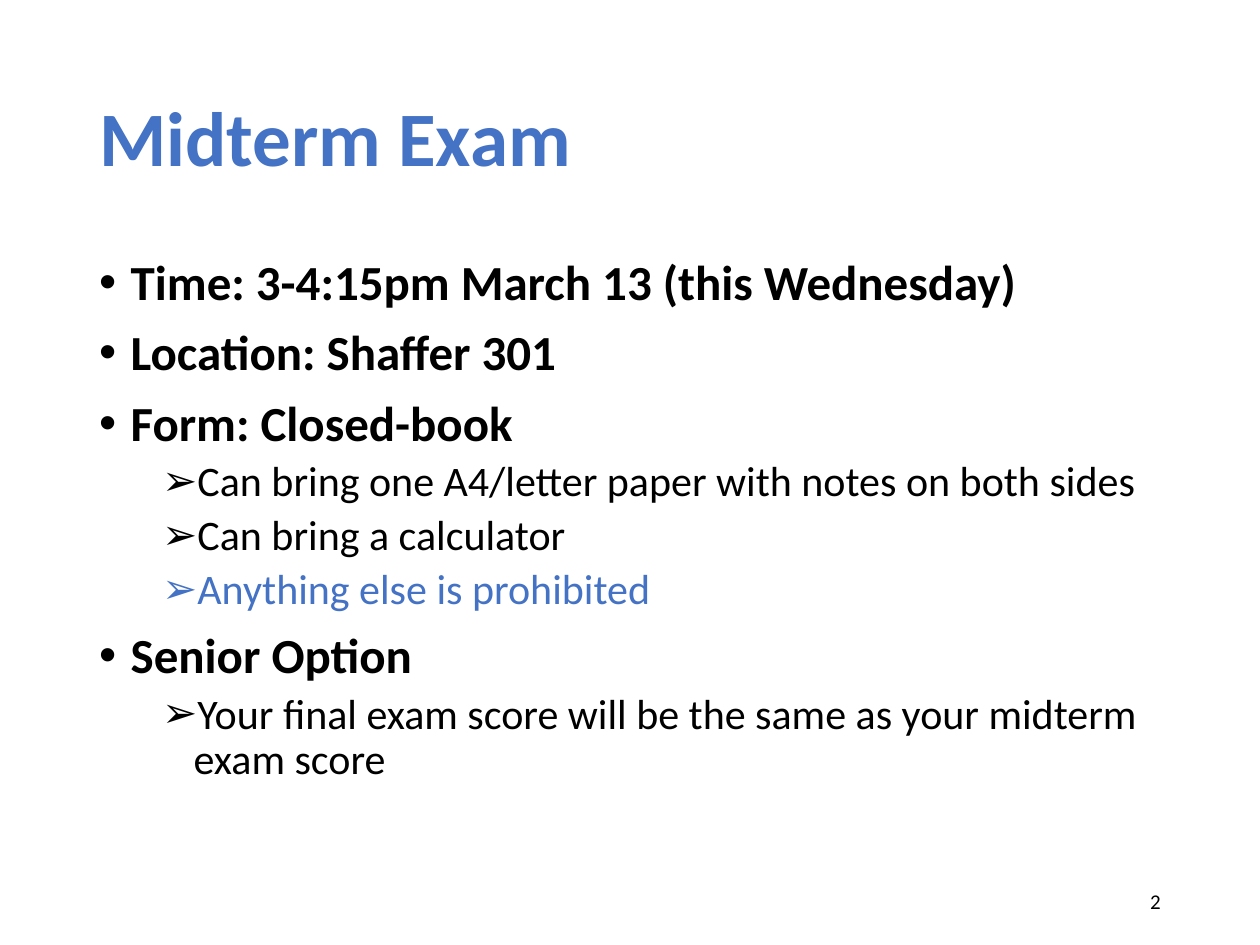
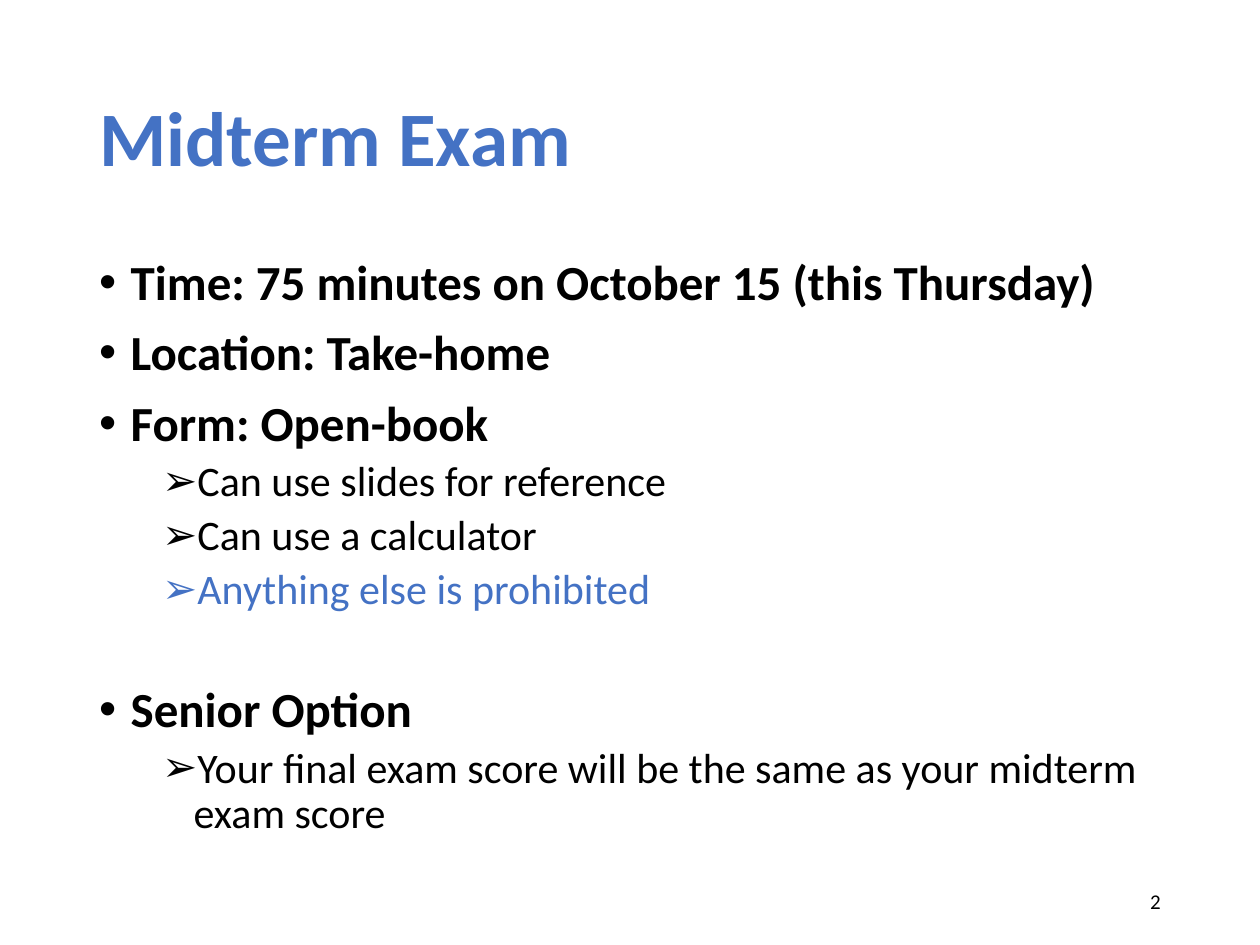
Before and after one commit to xinjin/course-net, a slide deck: slide 2 of slides/Midterm_review.pptx. Drawn at 1260x945 pixels with LibreOffice and Linux fonts; fonts in the diff are those of the drawing. Boxes give left, top, right and bottom in pixels: in the first picture for what was removed or moved away, otherwise in the second. Text is boxed around its words. In the diff, an @@ line names an element or a change of style, - is before the commit and + after.

```diff
--- a/slides/Midterm_review.pptx
+++ b/slides/Midterm_review.pptx
@@ text at <box>131,264,1095,551</box>: text changed @@
-• Time: 3-4:15pm March 13 (this Wednesday)
-• Location: Shaffer 301
-• Form: Closed-book
-  ➢ Can bring one A4/letter paper with notes on both sides
-  ➢ Can bring a calculator
+• Time: 75 minutes on October 15 (this Thursday)
+• Location: Take-home
+• Form: Open-book
+  ➢ Can use slides for reference
+  ➢ Can use a calculator
```
Also in this commit, not shown: 6 other slides changed, 3 slides added, 1 other file.
